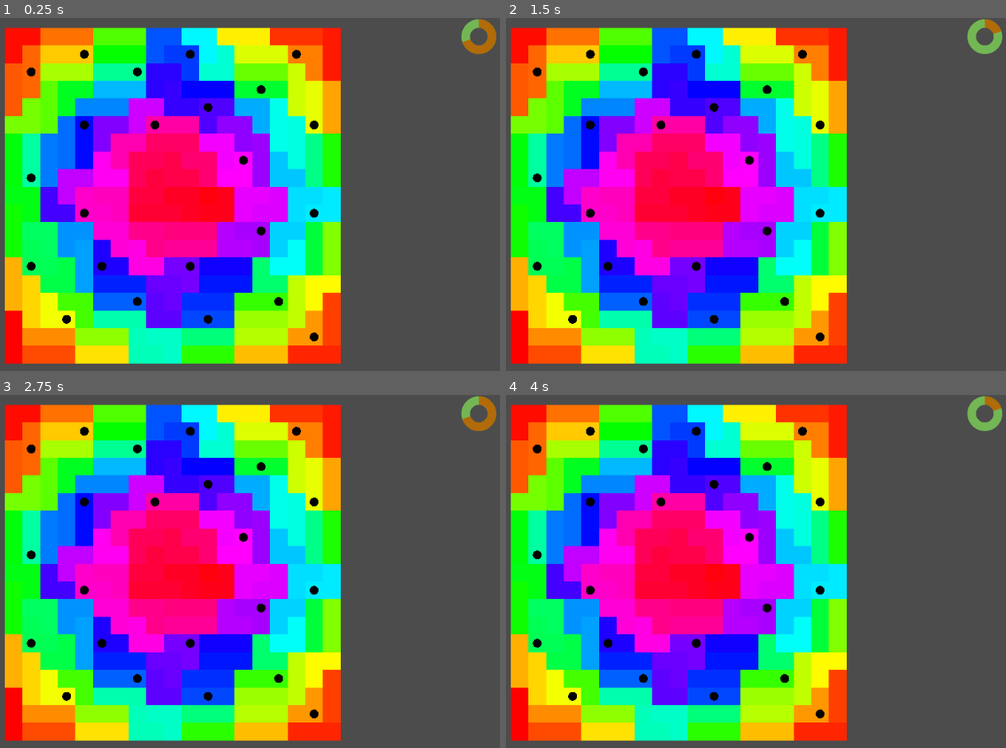
Above: before the commit, frames 1-4 (two rows, left to right).
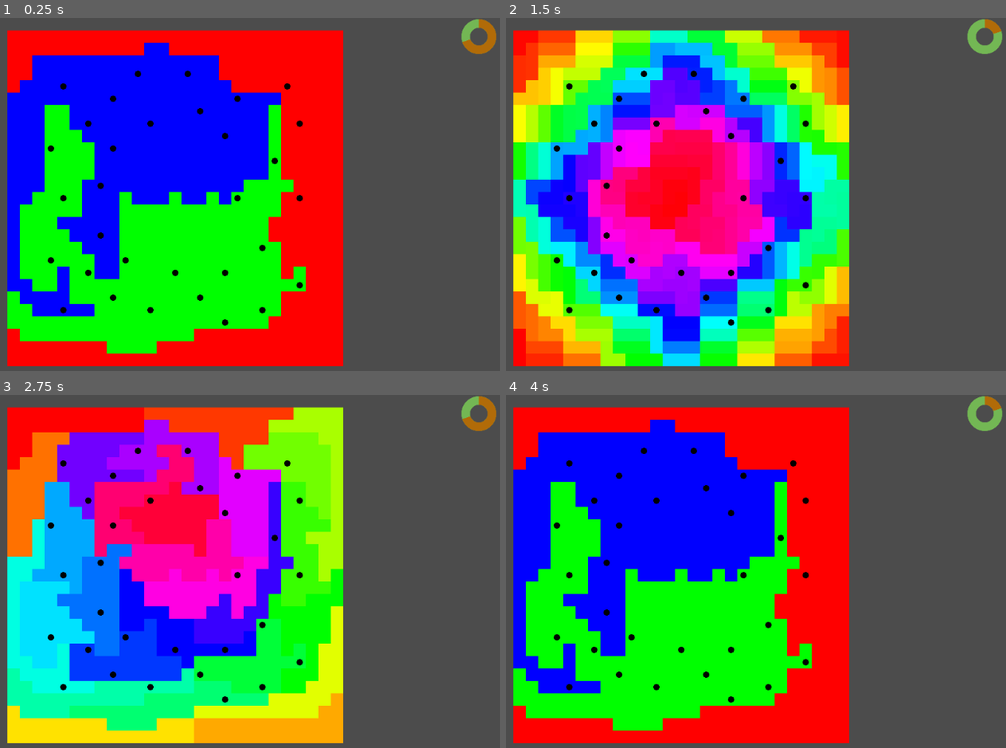
Above: after the commit, the same moments.

Repository: Pe3Hu/pononga
Game: Godot game, scene res://scenes/Game.tscn
The game is run twice, just before and just after one commit, with the same random seed, the same clock (stepped at 60 frames per second) and the same inputs.
Inputs (mouse positions are in pixels of both pictures, inside the frame that each line leads up to):
- Up to frame 1 (0.25 s): no input
- Up to frame 2 (1.5 s): move the mouse to (826, 187) at 0.52 s; click (826, 187) at 0.67 s; move the mouse to (561, 222) at 1.27 s; click (561, 222) at 1.42 s
- Up to frame 3 (2.75 s): tap Enter at 2 s; move the mouse to (245, 500) at 2.02 s; click (245, 500) at 2.17 s
- Up to frame 4 (4 s): tap Space at 2.75 s; move the mouse to (656, 656) at 2.77 s; click (656, 656) at 2.92 s; move the mouse to (881, 638) at 3.52 s; click (881, 638) at 3.67 s

The runs differ from the first frame. In frame 1, 63% of the frame differs, in the area x 0-69%, y 2-99%; in frame 2, 56%; in frame 3, 61%; in frame 4, 63%.

Commit message:
version 0.01
1. region neighbors added
2. region ranks added
3. 4 domains added

Diff:
--- a/scripts/Classes.gd
+++ b/scripts/Classes.gd
@@ -4,10 +4,10 @@
 class Vicinity:
 	var num = {}
 	var vec = {}
-	var obj = {}
 	var arr = {}
 	var flag = {}
 	var color = {}
+	var obj = {}
 
 	func _init(input_):
 		num.index = Global.num.primary_key.vicinity
@@ -28,8 +28,8 @@
 		#var h = float(num.ring)/Global.num.map.rings
 		#color.background = Color().from_hsv(h,1.0,1.0)
 
-		for _i in Global.num.region.ranks:
-			arr.region.append(-1)
+		for _i in Global.num.region.pow:
+			arr.region.append(null)
 
 	func get_ring(vec_):
 		var x = abs(vec.grid.x-vec_.x)
@@ -44,27 +44,55 @@
 class Region:
 	var num = {}
 	var arr = {}
+	var obj = {}
 	var flag = {}
 
 	func _init(input_):
 		num.index = Global.num.primary_key.region
 		Global.num.primary_key.region += 1
 		num.rank = input_.rank
+		obj.map = input_.map
 		flag.union = false
 		arr.vicinity = []
+		arr.region = []
+		arr.neighbor = []
+		arr.domain = []
+		arr.domain.append_array(Global.arr.domain)
 
 	func add_vicinity(vicinity_):
 		arr.vicinity.append(vicinity_)
-		vicinity_.arr.region[num.rank] = num.index
-
-		for neigbhor in vicinity_.arr.neighbor:
-			if arr.vicinity.has(neigbhor):
-				vicinity_.arr.associated.append(neigbhor)
-
-			vicinity_.arr.delimited.erase(neigbhor)
-			neigbhor.arr.delimited.erase(vicinity_)
-
-		if arr.vicinity.size() == 3:
+		vicinity_.arr.region[num.rank] = self
+
+		if num.rank == 0:
+			for neigbhor in vicinity_.arr.neighbor:
+				if arr.vicinity.has(neigbhor):
+					vicinity_.arr.associated.append(neigbhor)
+
+				vicinity_.arr.delimited.erase(neigbhor)
+				neigbhor.arr.delimited.erase(vicinity_)
+
+			if arr.vicinity.size() == 3:
+				flag.union = true
+
+	func update_domain_by(vicinity_):
+		if arr.domain.has(vicinity_.arr.domain.front()):
+			if arr.domain.size() > 1:
+				arr.domain.erase(vicinity_.arr.domain.front())
+
+				if arr.domain.size() == 1:
+					for neighbor in arr.neighbor:
+						neighbor.update_domain_by(self)
+			else:
+				print("update_domain error 1",arr.domain)
+				obj.map.flag.domain = false
+
+	func add_region(region_):
+		arr.region.append(region_)
+
+		for vicinity in region_.arr.vicinity:
+			add_vicinity(vicinity)
+
+		if arr.region.size() == 3:
 			flag.union = true
 
 class Village:
@@ -82,11 +110,14 @@
 class Map:
 	var num = {}
 	var arr = {}
+	var flag = {}
 
 	func _init():
 		arr.vicinity = []
 		arr.region = []
 		arr.village = []
+		flag.domain = false
+		flag.rank = false
 		init_vicinitys()
 		init_borderlands()
 		init_regions()
@@ -108,12 +139,12 @@
 
 		for vicinitys in arr.vicinity:
 			for vicinity in vicinitys:
-				for neighbor in Global.arr.neighbor:
-					var grid = vicinity.vec.grid + neighbor
+				for vec in Global.arr.neighbor:
+					var grid = vicinity.vec.grid + vec
 
 					if check_border(grid):
-						var neighbor_vicinity = arr.vicinity[grid.y][grid.x]
-						add_borderland(vicinity,neighbor_vicinity)
+						var neighbor = arr.vicinity[grid.y][grid.x]
+						add_borderland(vicinity,neighbor)
 
 	func add_borderland(parent_vicinity_,child_vicinity_):
 		if !parent_vicinity_.arr.neighbor.has(child_vicinity_):
@@ -124,7 +155,9 @@
 
 	func init_regions():
 		init_associates()
-
+		set_region_neighbors(0)
+		init_region_ranks()
+		#set_4_domains()
 		#while arr.region.size() < Global.num.region.ranks:
 			#var rank = arr.region.size() - 1
 
@@ -149,16 +182,17 @@
 			if isolated != null:
 				shift_isolated(isolated)
 
-		for region in arr.region[0]:
-			for vicinity in region.arr.vicinity:
-				var hue = float(region.num.index)/float(arr.region[0].size())
-				vicinity.color.background = Color().from_hsv(hue,1,1)
+#		for region in arr.region[0]:
+#			for vicinity in region.arr.vicinity:
+#				var hue = float(region.num.index)/float(arr.region[0].size())
+#				vicinity.color.background = Color().from_hsv(hue,1,1)
 		pass
 
 	func generate_associate(unused_):
 		var rank = 0
 		var input = {}
 		input.rank = rank
+		input.map = self
 		var region = Classes.Region.new(input)
 		arr.region[rank].append(region)
 		var begin = corner_vicinity(unused_)
@@ -280,6 +314,190 @@
 		#var swap =
 		#region.add_vicinity(isolated_)
 
+	func set_region_neighbors(rank_):
+		for region in arr.region[rank_]:
+			for vicinity in region.arr.vicinity:
+				for neighbor in vicinity.arr.neighbor:
+					if neighbor.arr.region[rank_] != vicinity.arr.region[rank_] && neighbor.arr.region[rank_] != null:
+						if !region.arr.neighbor.has(neighbor.arr.region[rank_]):
+							region.arr.neighbor.append(neighbor.arr.region[rank_])
+							neighbor.arr.region[rank_].arr.neighbor.append(region)
+
+	func init_region_ranks():
+		var rank = arr.region.size()-1
+		var ununioned_vicinitys = []
+
+		for region in arr.region[rank]:
+			if !region.flag.union:
+				for vicinity in region.arr.vicinity:
+					ununioned_vicinitys.append(vicinity)
+
+		while rank < Global.num.region.ranks-1:
+			flag.rank = false
+			print("______",rank)
+			arr.region.append([])
+
+			while !flag.rank:
+				flag.rank = true
+				var free_regions = []
+				var ununioned_regions = []
+				arr.region[rank+1] = []
+
+				for region in arr.region[rank]:
+					if region.flag.union:
+						free_regions.append(region)
+					else:
+						ununioned_regions.append(region)
+
+				while free_regions.size() % Global.num.region.base != 0:
+					var options = []
+
+					for region in ununioned_regions:
+						for neighbor in region.arr.neighbor:
+							if free_regions.has(neighbor):
+								options.append(neighbor)
+
+					Global.rng.randomize()
+					var index_r = Global.rng.randi_range(0, options.size()-1)
+					var region = options[index_r]
+					free_regions.erase(region)
+					ununioned_regions.append(region)
+
+				while free_regions.size() >= Global.num.region.base && flag.rank:
+					var datas = []
+
+					for region in free_regions:
+						var data = {}
+						data.value = 0
+						data.region = region
+
+						for neighbor in region.arr.neighbor:
+							if free_regions.has(neighbor):
+								data.value += 1
+
+						datas.append(data)
+
+					datas.sort_custom(Sorter, "sort_ascending")
+					var options = []
+
+					for data in datas:
+						if data.value == datas.front().value:
+							options.append(data)
+
+					Global.rng.randomize()
+					var index_r = Global.rng.randi_range(0, options.size()-1)
+
+					if options[index_r].value > 0:
+						var regions = [options[index_r].region]
+						free_regions.erase(regions.back())
+
+						while Global.num.region.base > regions.size() && flag.rank:
+							var datas_2 = []
+
+							for region in regions:
+								for neighbor in region.arr.neighbor:
+									var data = {}
+									data.value = 0
+									data.region = neighbor
+
+									if free_regions.has(neighbor) && !regions.has(neighbor):
+										datas_2.append(data)
+							#print("datas_2 :",datas_2.size())
+							if datas_2.size() == 0:
+								print("init_region_ranks fail 0")
+								flag.rank = false
+							else:
+								for data_2 in datas_2:
+									for neighbor in data_2.region.arr.neighbor:
+										if free_regions.has(neighbor) && !regions.has(neighbor):
+											data_2.value += 1
+
+								datas_2.sort_custom(Sorter, "sort_ascending")
+								regions.append(datas_2.front().region)
+								free_regions.erase(datas_2.front().region)
+
+						var input = {}
+						input.rank = rank+1
+						input.map = self
+						var new_region = Classes.Region.new(input)
+
+						if regions.size() != 3:
+							print("init_region_ranks fail 1")
+							flag.rank = false
+
+						for region in regions:
+							new_region.add_region(region)
+
+						arr.region[rank+1].append(new_region)
+					else:
+						datas = []
+
+				if ununioned_regions.size() > 0:
+					var input = {}
+					input.rank = rank+1
+					input.map = self
+					var ununioned_region = Classes.Region.new(input)
+
+					for region in ununioned_regions:
+						ununioned_region.add_region(region)
+
+					ununioned_region.flag.union = false
+
+					arr.region[rank+1].append(ununioned_region)
+
+				if flag.rank:
+					check_rank(rank+1)
+
+				print(flag.rank,arr.region[rank+1].size())
+
+			rank += 1
+			set_region_neighbors(rank)
+
+		#for regions in arr.region:
+		#	print(regions.size())
+
+		#var sum = 0
+
+		for _i in arr.region[rank].size():
+			#sum += arr.region[rank][_i].arr.vicinity.size()
+
+			for vicinity in arr.region[rank][_i].arr.vicinity:
+				var hue = float(_i)/float(arr.region[rank].size())
+				vicinity.color.background = Color().from_hsv(hue,1,1)
+
+		#print(sum, "=",Global.num.vicinity.count)
+
+	func set_4_domains():
+		var rank = 0
+		var domains = [0,0,0,0]
+
+		while !flag.domain:
+			flag.domain = true
+
+			for vicinitys in arr.vicinity:
+				for vicinity in vicinitys:
+					var region = vicinity.arr.region[rank]
+
+					if region.flag.union && region.arr.domain.size() > 1:
+						Global.rng.randomize()
+						var index_r = Global.rng.randi_range(0, region.arr.domain.size()-1)
+						region.arr.domain = [region.arr.domain[index_r]]
+
+						for neighbor in region.arr.neighbor:
+							neighbor.update_domain_by(region)
+
+		for region in arr.region[rank]:
+			if region.flag.union:
+				domains[region.arr.domain.front()] += 1
+
+		print(domains,float(arr.region[rank].size())/4)
+
+		for region in arr.region[rank]:
+			for vicinity in region.arr.vicinity:
+				if region.arr.domain.size() == 1 && region.flag.union:
+					var hue = float(region.arr.domain.front())/Global.arr.domain.size()
+					vicinity.color.background = Color().from_hsv(hue,1,1)
+
 	func init_sectors():
 		var vicinity_counters = []
 		var sum = 0
@@ -364,6 +582,15 @@
 	func check_border(grid_):
 		return grid_.x >= 0 && grid_.x < Global.num.map.cols && grid_.y >= 0 && grid_.y < Global.num.map.rows
 
+	func check_rank(rank_):
+		var sum = 0
+
+		for region in arr.region[rank_]:
+			for vicinity in region.arr.vicinity:
+				sum += 1
+
+		flag.rank = sum == Global.num.vicinity.count
+
 class Sorter:
 	static func sort_ascending(a, b):
 		if a.value < b.value:
--- a/scripts/Game.gd
+++ b/scripts/Game.gd
@@ -6,6 +6,7 @@
 
 #	Global.rng.randomize()
 #	var index_r = Global.rng.randi_range(0, options.size()-1)
+#	datas.sort_custom(Sorter, "sort_ascending")
 
 #	var path = "res://json/"
 #	var name_ = "name"
@@ -15,7 +16,8 @@
 func _input(event):
 	if event is InputEventMouseButton:
 		if Global.flag.click:
-			pass
+			Global.next_rank()
+			Global.flag.click = !Global.flag.click
 		else:
 			Global.flag.click = !Global.flag.click
 
--- a/scripts/Global.gd
+++ b/scripts/Global.gd
@@ -14,7 +14,7 @@
 	init_primary_key()
 
 	num.map = {}
-	num.map.rings = 10
+	num.map.rings = 14
 	num.map.n = num.map.rings*2-1
 	num.map.sectors = 7
 	num.map.cols = num.map.n
@@ -28,13 +28,17 @@
 
 	num.region = {}
 	num.region.base = 3
-	num.region.ranks = int(custom_log(num.vicinity.count,num.region.base))
+	num.region.pow = int(custom_log(num.vicinity.count,num.region.base))
+	num.region.ranks = num.region.pow-1
 
 	num.associate = {}
 	num.associate.size = 3
 
 	num.village = {}
 	num.village.estrangement = 3
+
+	num.rank = {}
+	num.rank.current = num.region.ranks-1
 
 func init_primary_key():
 	num.primary_key = {}
@@ -69,6 +73,7 @@
 		Vector2( 0, 1),
 		Vector2(-1, 0)
 	]
+	arr.domain = [0,1,2,3]
 
 func init_node():
 	node.TimeBar = get_node("/root/Game/TimeBar")
@@ -108,3 +113,11 @@
 
 func custom_log(value_,base_):
 	return log(value_)/log(base_)
+
+func next_rank():
+	num.rank.current = (num.rank.current+1)%num.region.ranks
+
+	for _i in obj.map.arr.region[num.rank.current].size():
+		for vicinity in obj.map.arr.region[num.rank.current][_i].arr.vicinity:
+			var hue = float(_i)/float(obj.map.arr.region[num.rank.current].size())
+			vicinity.color.background = Color().from_hsv(hue,1,1)
